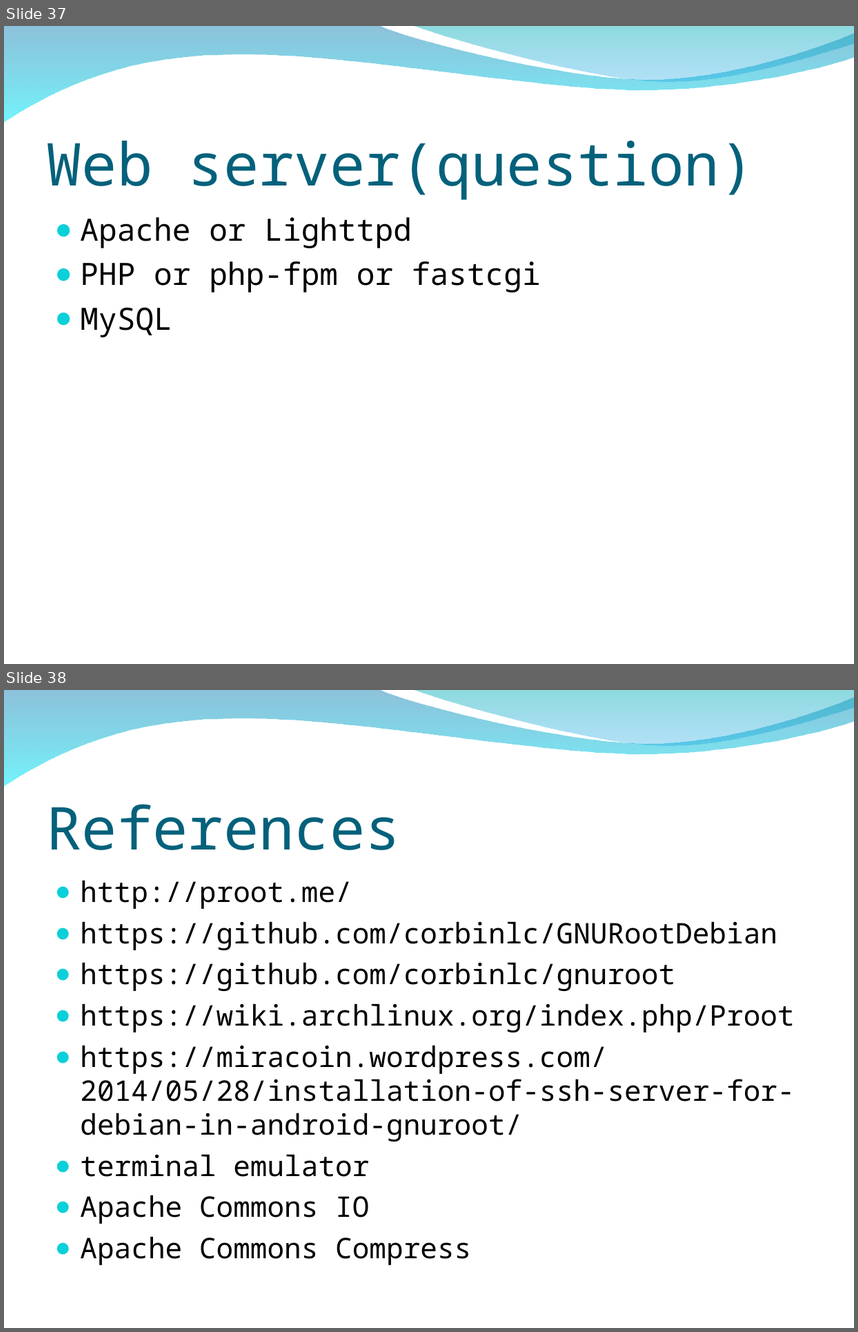
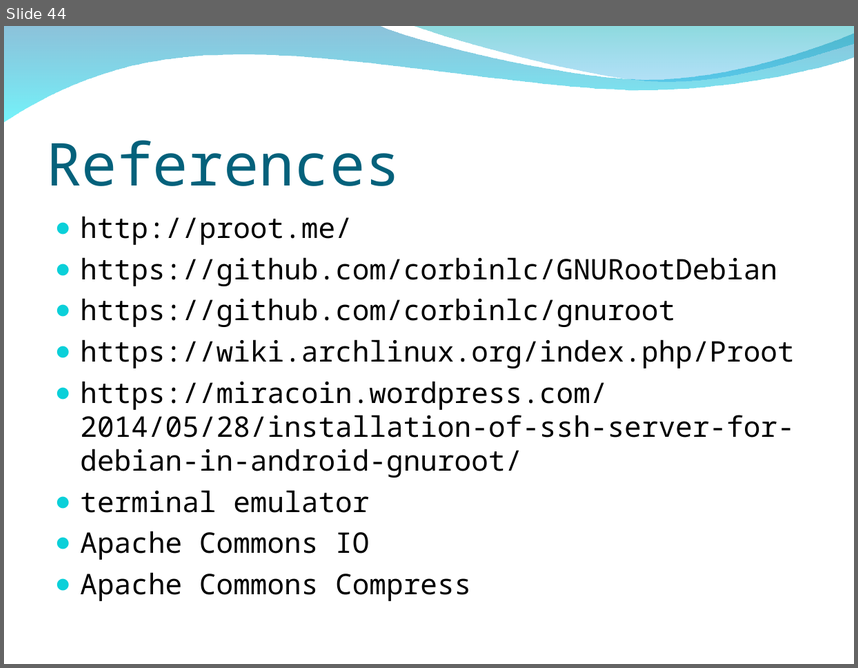
Before and after one commit to peter279k/regular_meeting, a slide deck: Proot.ppt. Shown one above the other, each under a label of ours: slides 37 and 38 before the commit, slide 44 after it. The pictures are 858x1332 and 858x668 pixels, drawn with LibreOffice and Linux fonts; fonts in the diff are those of the drawing; background and template pictures are left out. Boxes give left, top, right and bottom in pixels: in the first picture for what was removed or moved away, otherwise in the second. Text is boxed around its words. In the diff, an @@ line names an element or a change of style, - is before the commit and + after.

```diff
--- a/Proot.ppt
+++ b/Proot.ppt
@@ slide 37 removed at [4,26,854,664], background picture (left out); not listed: 2 template elements that a slide beside it also shows @@
@@ title removed at [47,141,755,200] @@
-Web server(question)
@@ text removed at [80,217,541,337] @@
-● Apache or Lighttpd
-● PHP or php-fpm or fastcgi
-● MySQL
@@ what was slide 38 is now slide 44 @@
```
Also in this commit, not shown: 7 slides added.
